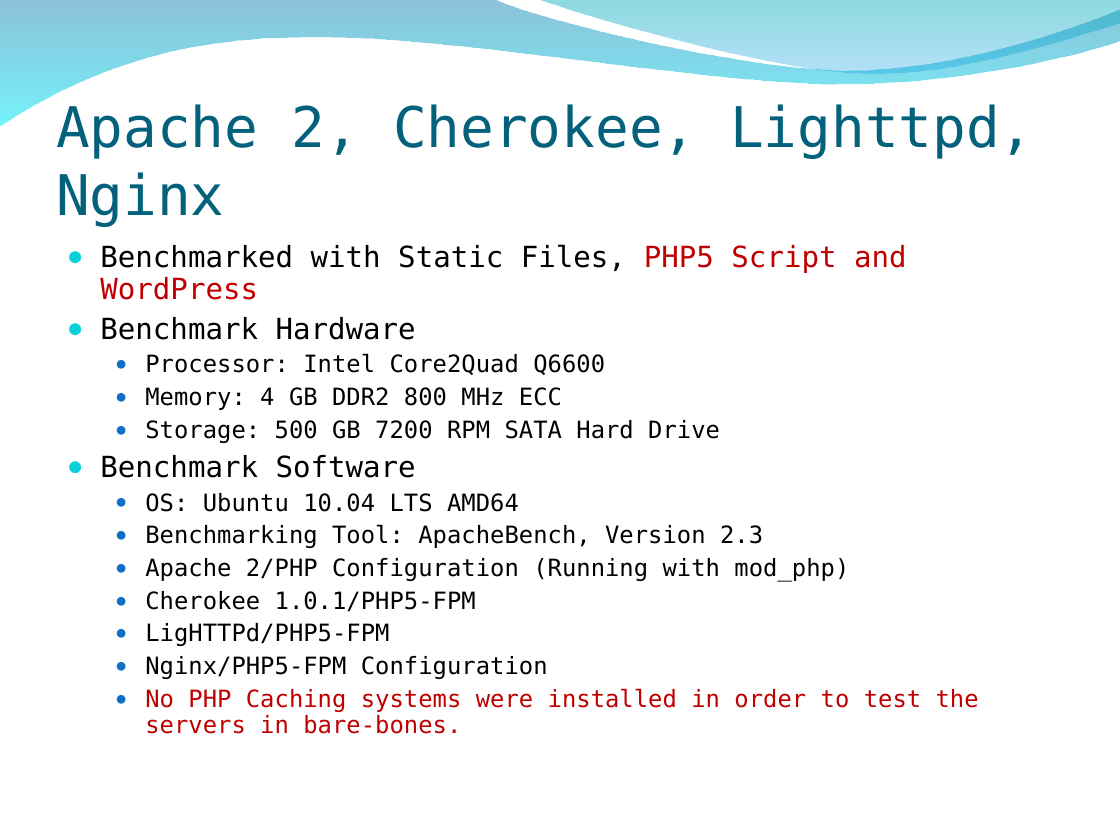
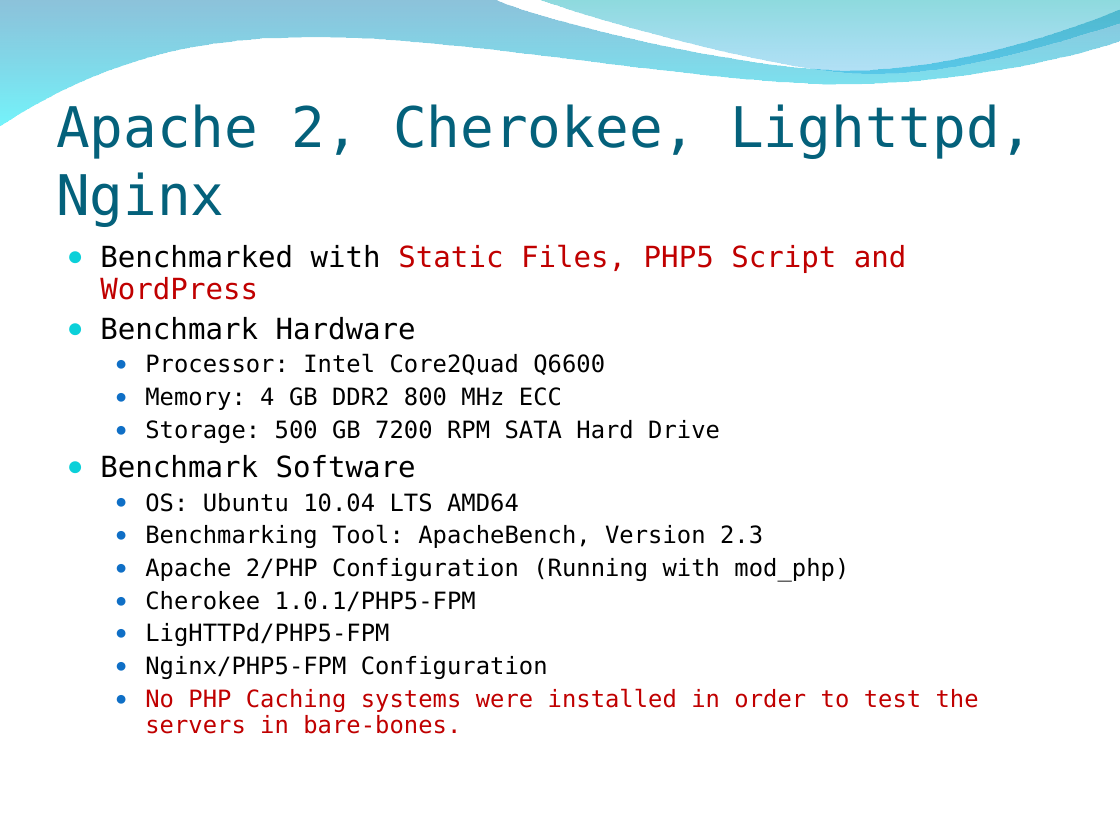
Before and after one commit to peter279k/regular_meeting, a slide deck: slide 49 of Proot.ppt. Drawn at 1120x840 pixels with LibreOffice and Linux fonts; fonts in the diff are those of the drawing; background and template pictures are left out. Boxes give left, top, right and bottom in pixels: in the first picture for what was removed or moved away, otherwise in the second. Text is boxed around its words. In the diff, an @@ line names an element or a change of style, - is before the commit and + after.

```diff
--- a/Proot.ppt
+++ b/Proot.ppt
@@ text at <box>100,244,907,300</box>: text colour #000000 to #C00000 in "Static Files," @@
```
Also in this commit, not shown: 1 other slide changed.
